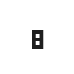
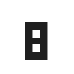
Revision of a layered 74x74 image; what changed, layer by layer:
painted on "8" over bbox(25, 22, 48, 60)
